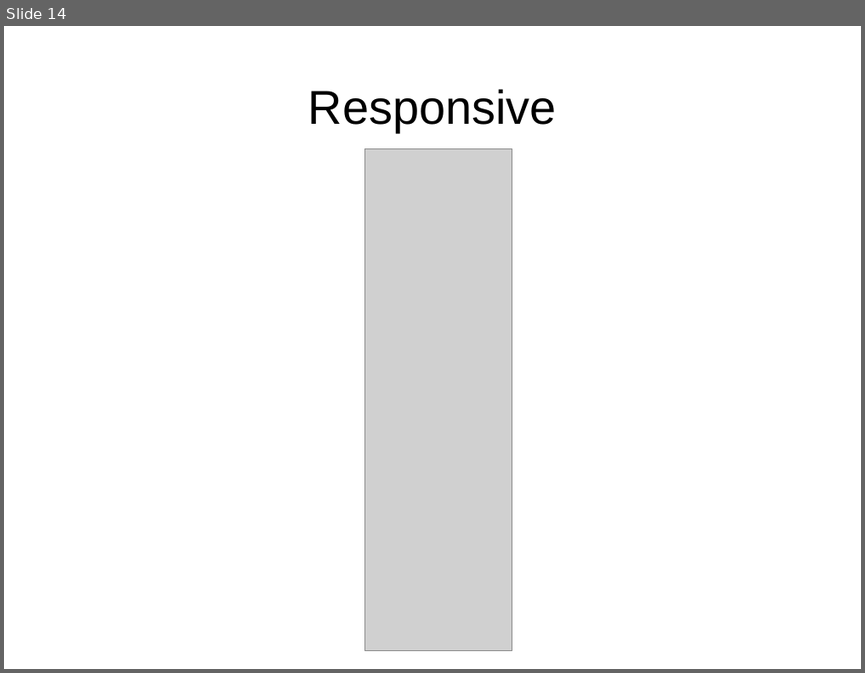
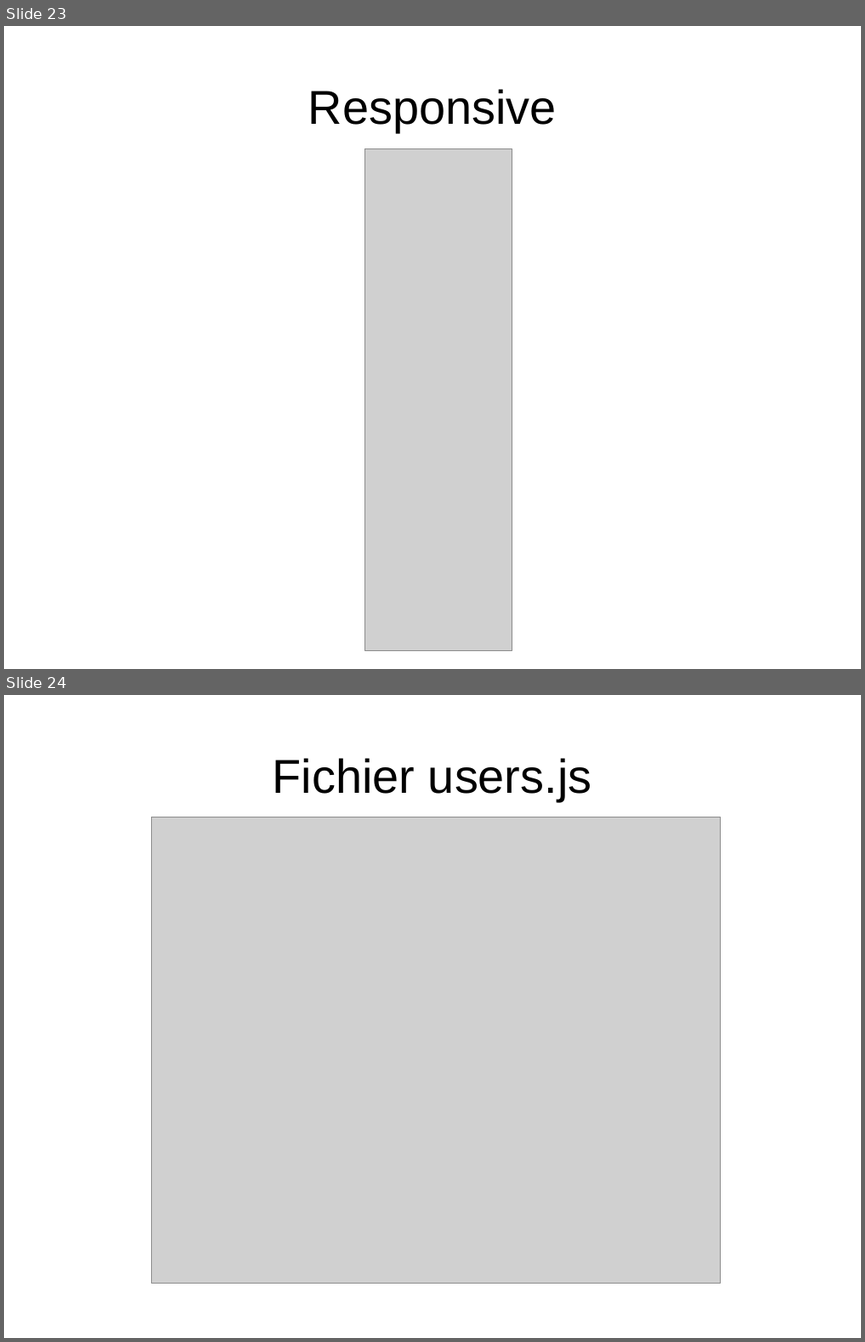
Before and after one commit to YohannBethoule/AnnuaireCollaboratif, a slide deck: doc/diapo_finale.odp. Shown one above the other, each under a label of ours: slide 14 before the commit, slides 23 and 24 after it. The pictures are 865x673 and 865x1342 pixels, drawn with LibreOffice and Linux fonts; fonts in the diff are those of the drawing; grey boxes stand for pictures. Boxes give left, top, right and bottom in pixels: in the first picture for what was removed or moved away, otherwise in the second. Text is boxed around its words. In the diff, an @@ line names an element or a change of style, - is before the commit and + after.

```diff
--- a/doc/diapo_finale.odp
+++ b/doc/diapo_finale.odp
@@ slide 24 added at [4,695,861,1338], background #FFFFFF @@
@@ title added at [273,758,591,801], 44 pt, text #000000 @@
+Fichier users.js
@@ picture added at [151,817,720,1283] @@
@@ what was slide 14 is now slide 23 @@
```
Also in this commit, not shown: 14 other slides added, 13 other files.
